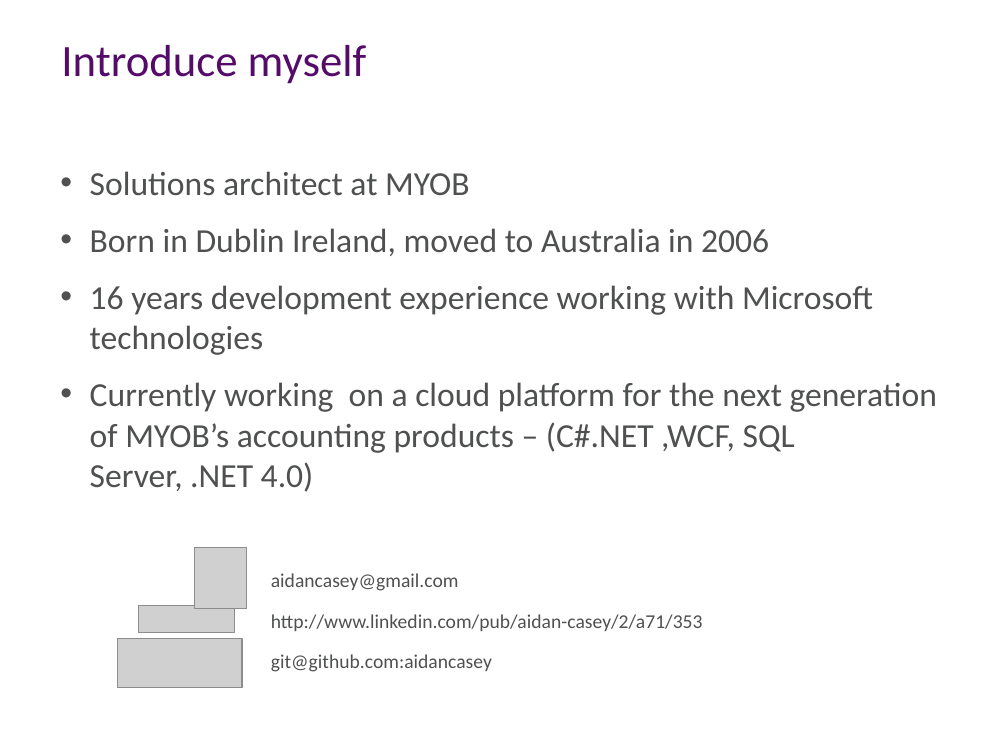
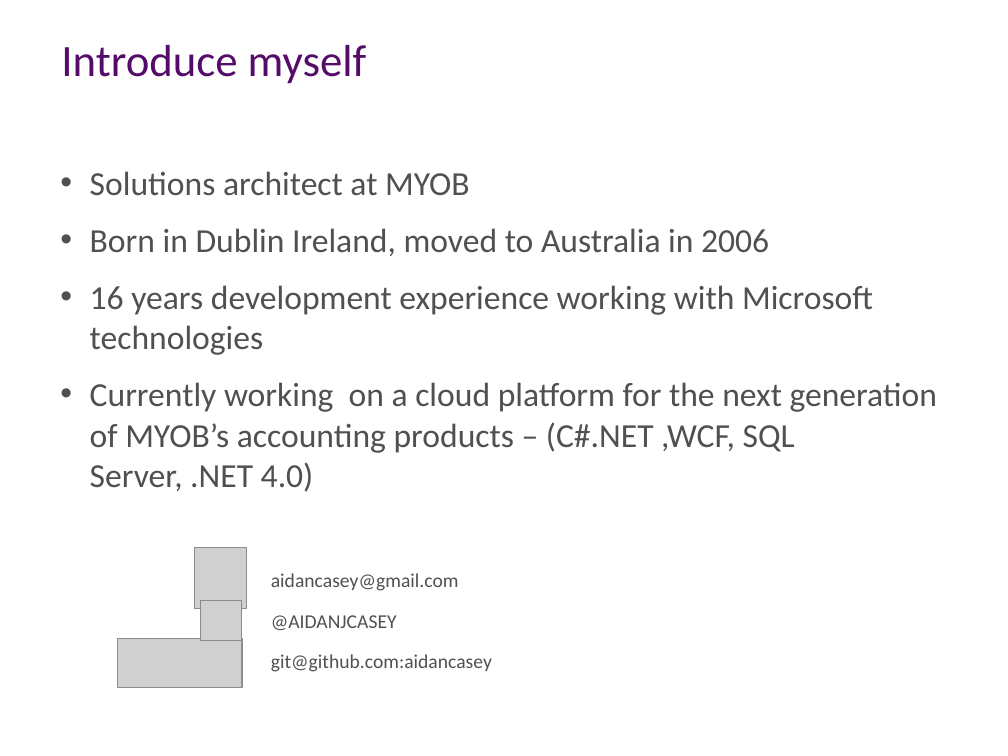
Before and after one commit to aidancasey/AzureNodeChatClient, a slide deck: slide 2 of presentation/Building Node.js Applications on Windows Azure.pptx. Drawn at 1008x756 pixels with LibreOffice and Linux fonts; fonts in the diff are those of the drawing; grey boxes stand for pictures; background and template pictures are left out. Boxes give left, top, right and bottom in pixels: in the first picture for what was removed or moved away, otherwise in the second. Text is boxed around its words. In the diff, an @@ line names an element or a change of style, - is before the commit and + after.

```diff
--- a/presentation/Building Node.js Applications on Windows Azure.pptx
+++ b/presentation/Building Node.js Applications on Windows Azure.pptx
@@ picture removed at (139, 606, 234, 633) @@
@@ picture added at (201, 600, 242, 640) @@
@@ text at (271, 615, 397, 630): text changed @@
-    http://www.linkedin.com/pub/aidan-casey/2/a71/353
+    @AIDANJCASEY
```
Also in this commit, not shown: 2 other slides changed.
